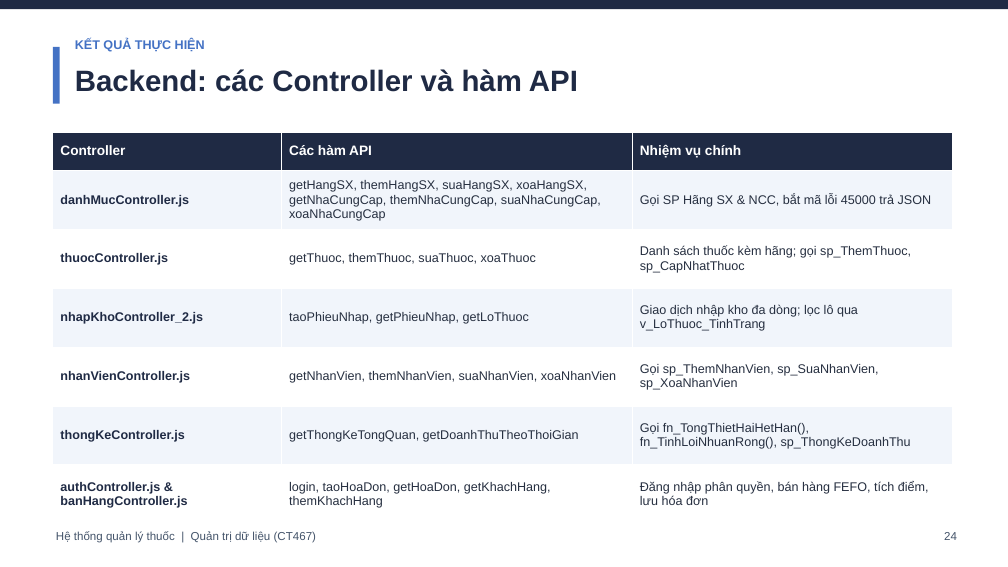
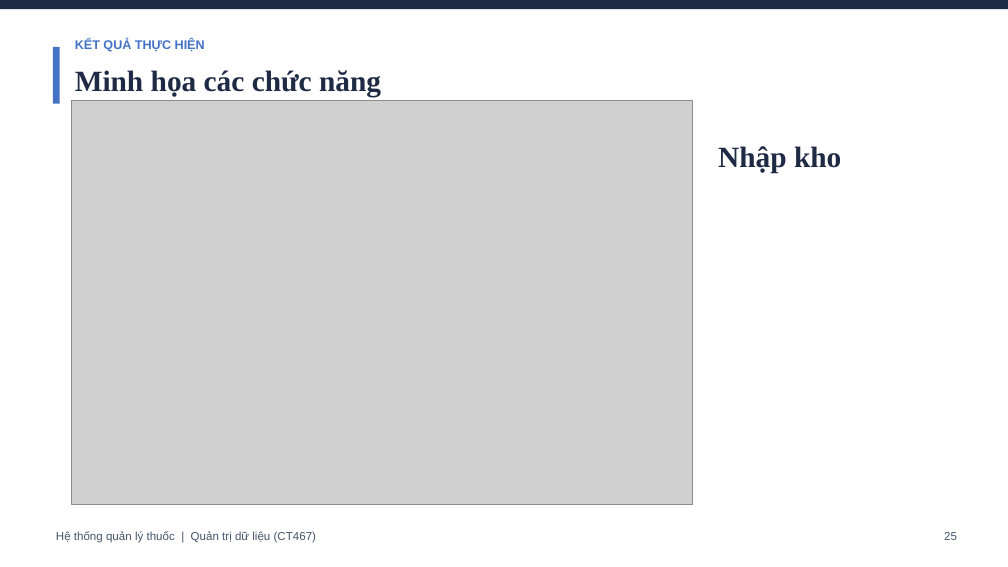
Before and after one commit to thinhtran0823-cyber/QTDL_quanlynhathuoc, a slide deck: slide 32 of BaoCao_HeThongThuoc (1).pptx (slide 26 before the commit). Drawn at 1008x567 pixels with LibreOffice and Linux fonts; fonts in the diff are those of the drawing; grey boxes stand for pictures. Boxes give left, top, right and bottom in pixels: in the first picture for what was removed or moved away, otherwise in the second. Text is boxed around its words. In the diff, an @@ line names an element or a change of style, - is before the commit and + after.

```diff
--- a/BaoCao_HeThongThuoc (1).pptx
+++ b/BaoCao_HeThongThuoc (1).pptx
@@ text at [75,70,381,97]: text changed; font Arial to Times New Roman @@
-Backend: các Controller và hàm API
+Minh họa các chức năng
@@ picture added at [72,101,693,504] @@
@@ table removed at [53,132,954,524], 7 rows, 3 columns @@
-Controller | Các hàm API | Nhiệm vụ chính
-danhMucController.js | getHangSX, themHangSX, suaHangSX, xoaHangSX, getNhaCungCap, themNhaCungCap, suaNhaCungCap, xoaNhaCungCap | Gọi SP Hãng SX & NCC, bắt mã lỗi 45000 trả JSON
-thuocController.js | getThuoc, themThuoc, suaThuoc, xoaThuoc | Danh sách thuốc kèm hãng; gọi sp_ThemThuoc, sp_CapNhatThuoc
-nhapKhoController_2.js | taoPhieuNhap, getPhieuNhap, getLoThuoc | Giao dịch nhập kho đa dòng; lọc lô qua v_LoThuoc_TinhTrang
-nhanVienController.js | getNhanVien, themNhanVien, suaNhanVien, xoaNhanVien | Gọi sp_ThemNhanVien, sp_SuaNhanVien, sp_XoaNhanVien
-thongKeController.js | getThongKeTongQuan, getDoanhThuTheoThoiGian | Gọi fn_TongThietHaiHetHan(), fn_TinhLoiNhuanRong(), sp_ThongKeDoanhThu
-authController.js & banHangController.js | login, taoHoaDon, getHoaDon, getKhachHang, themKhachHang | Đăng nhập phân quyền, bán hàng FEFO, tích điểm, lưu hóa đơn
@@ text added at [718,146,841,174], 28 pt, text #1F2A44, bold @@
+Nhập kho
@@ text at [944,532,957,540]: text changed @@
-24
+25
```
Also in this commit, not shown: 13 other slides changed, 9 slides added, 7 other files.
